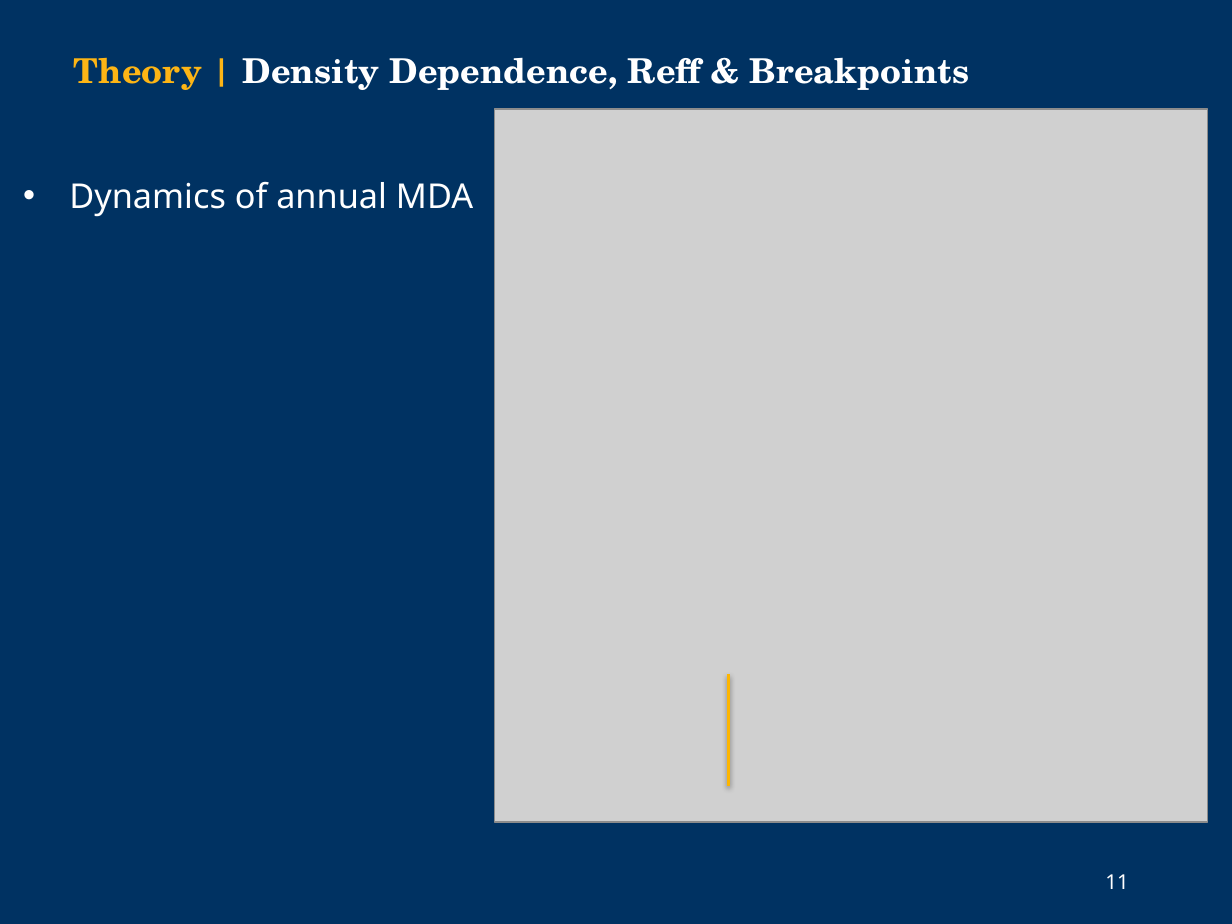
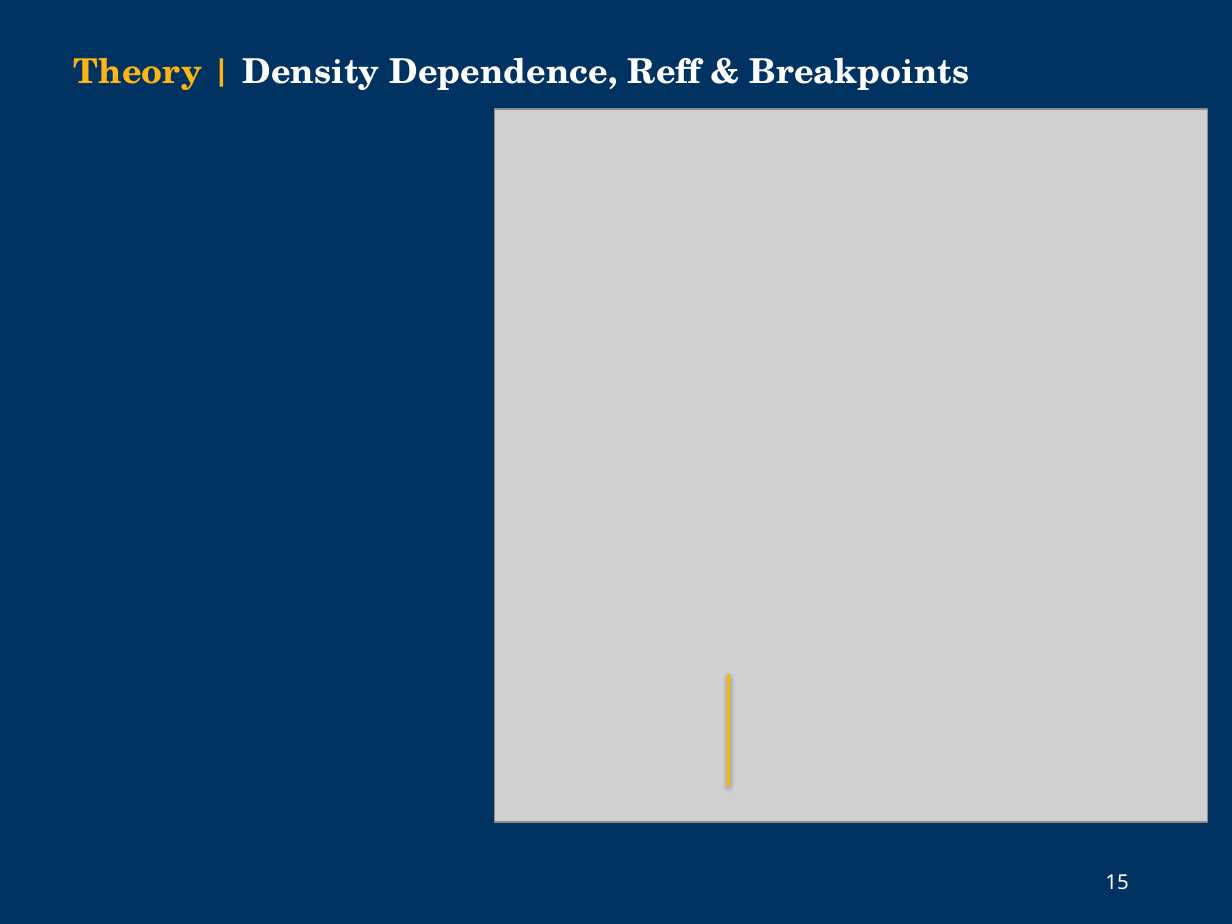
Before and after one commit to cmhoove14/DDNTD, a slide deck: slide 15 of Other/NIMBioS_2019v2.pptx (slide 11 before the commit). Drawn at 1232x924 pixels with LibreOffice and Linux fonts; fonts in the diff are those of the drawing; grey boxes stand for pictures; background and template pictures are left out. Boxes give left, top, right and bottom in pixels: in the first picture for what was removed or moved away, otherwise in the second. Text is boxed around its words. In the diff, an @@ line names an element or a change of style, - is before the commit and + after.

```diff
--- a/Other/NIMBioS_2019v2.pptx
+++ b/Other/NIMBioS_2019v2.pptx
@@ text removed at <box>69,181,473,217</box> @@
-• Dynamics of annual MDA
@@ page number at <box>1105,874,1128,890</box>: text changed @@
-11
+15
```
Also in this commit, not shown: 9 other slides changed, 5 slides added, 1 slide removed, 36 other files.
